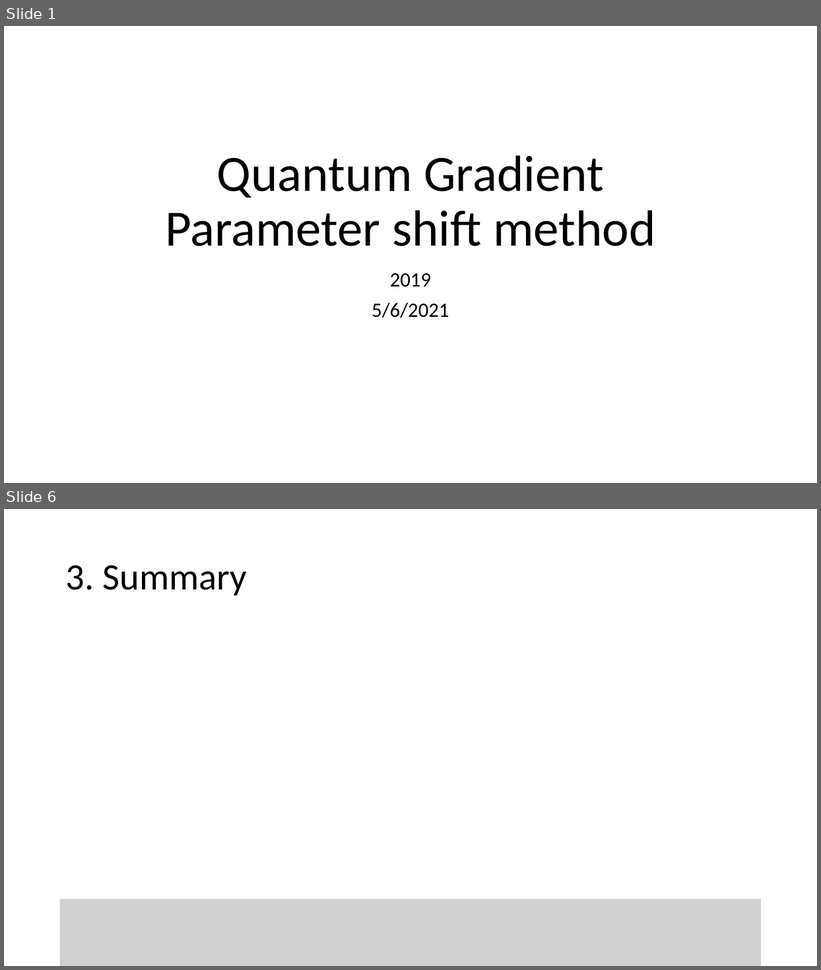
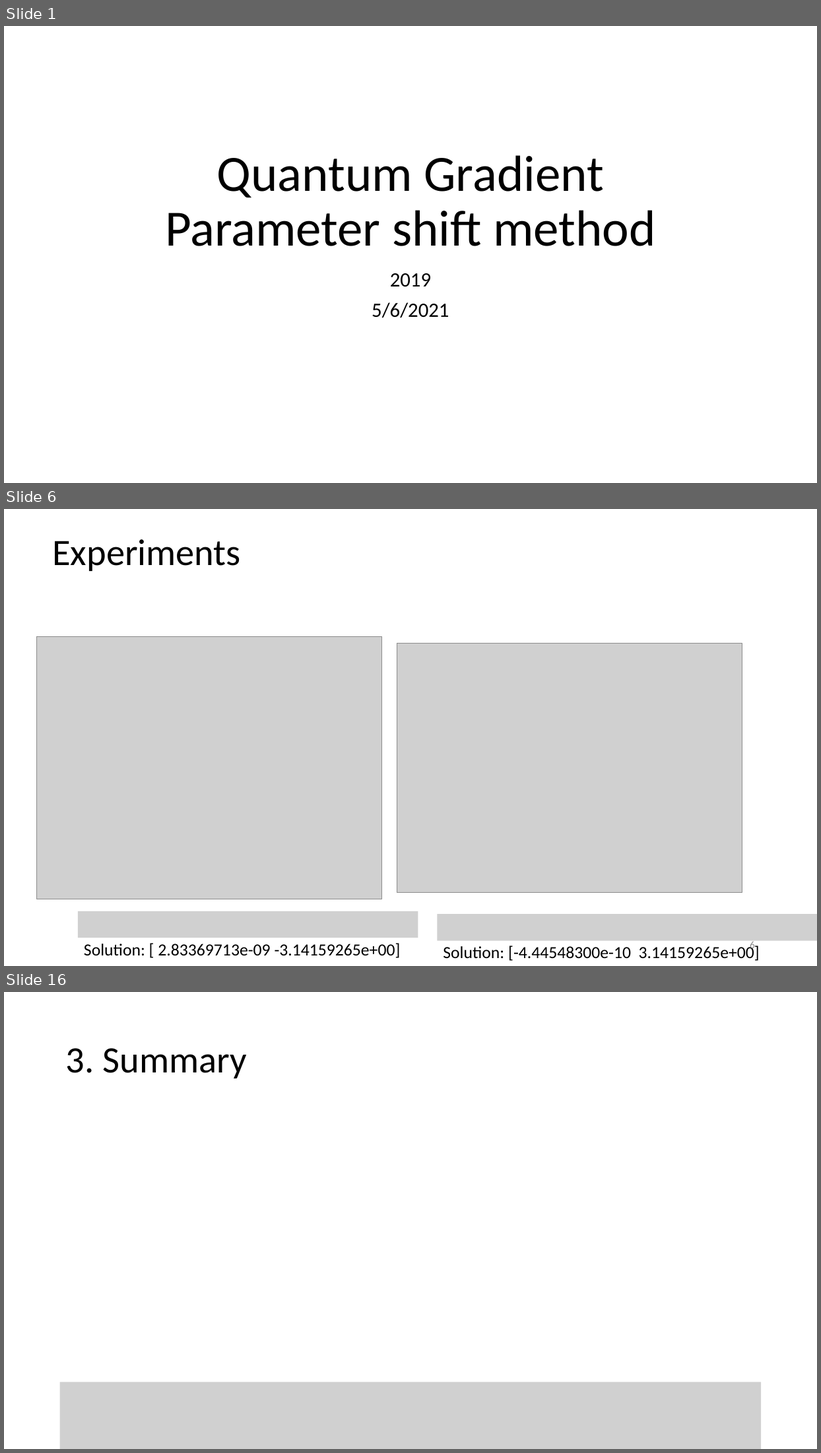
Before and after one commit to vutuanhai237/CourseMaterialsUIT, a slide deck: SExxx-Programming for quantum computer/Slide/x. Quantum Gradient.pptx. Shown one above the other, each under a label of ours: slides 1 and 6 before the commit, slides 1, 6 and 16 after it; the slides between them are not shown. The pictures are 821x970 and 821x1453 pixels, drawn with LibreOffice and Linux fonts; fonts in the diff are those of the drawing; grey boxes stand for pictures. Boxes give left, top, right and bottom in pixels: in the first picture for what was removed or moved away, otherwise in the second. Text is boxed around its words. In the diff, an @@ line names an element or a change of style, - is before the commit and + after.

```diff
--- a/SExxx-Programming for quantum computer/Slide/x. Quantum Gradient.pptx
+++ b/SExxx-Programming for quantum computer/Slide/x. Quantum Gradient.pptx
@@ slide 6 added at <box>4,509,817,966</box>, background #FFFFFF @@
@@ title added at <box>52,539,241,571</box>, 44 pt, text #000000 @@
+Experiments
@@ picture added at <box>36,637,382,900</box> @@
@@ picture added at <box>397,644,742,892</box> @@
@@ picture added at <box>78,912,418,939</box> @@
@@ picture added at <box>437,915,817,941</box> @@
@@ text added at <box>84,943,401,958</box>, 20 pt, text #000000 @@
+Solution: [ 2.83369713e-09 -3.14159265e+00]
@@ page number added at <box>750,942,755,952</box>, 12 pt, text #8C8C8C @@
+6
@@ text added at <box>443,945,760,961</box>, 20 pt, text #000000 @@
+Solution: [-4.44548300e-10 3.14159265e+00]
@@ what was slide 6 is now slide 16 @@
```
Also in this commit, not shown: 15 slides changed, 34 other slides added, 20 other files.
